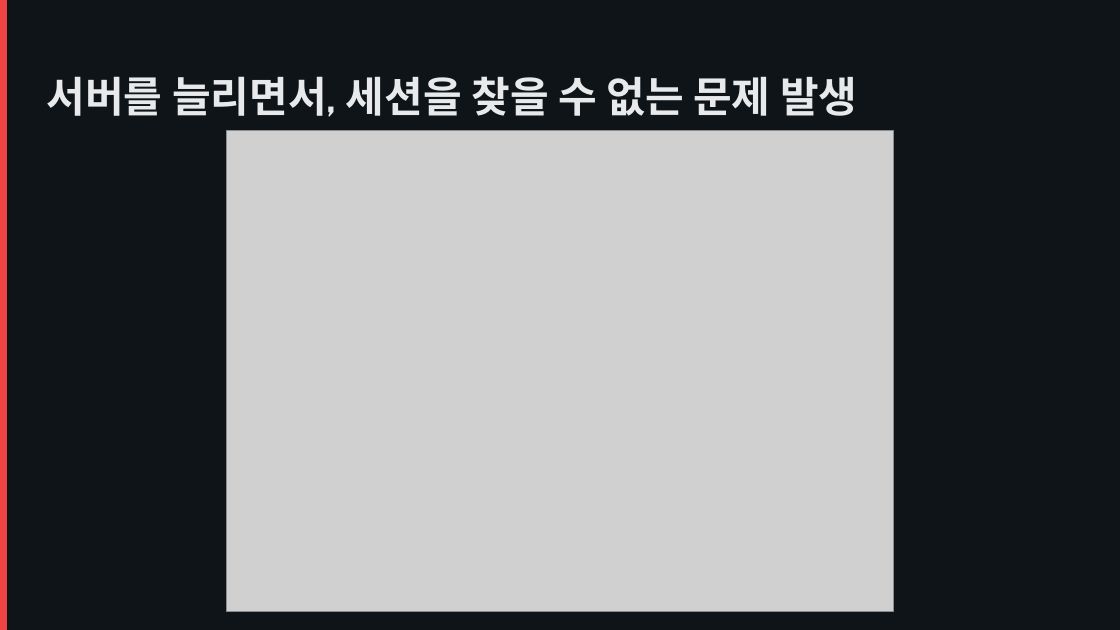
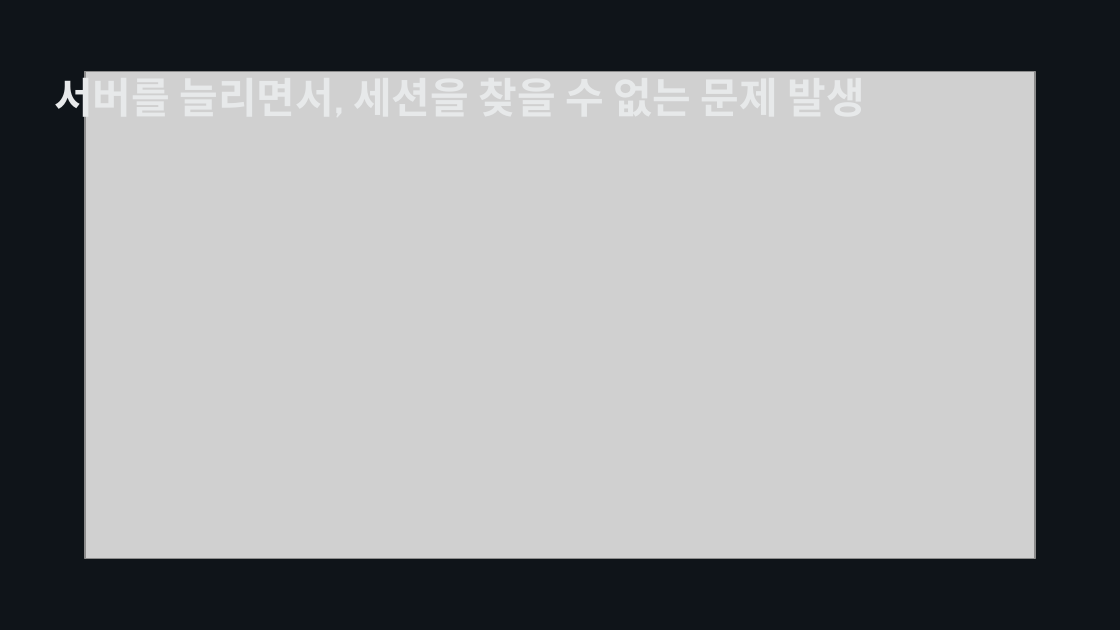
Before and after one commit to hsnyus-09/ts-backend-meetup, a slide deck: slide 11 of public/2601/session3.pptx (slide 10 before the commit). Drawn at 1120x630 pixels with LibreOffice and Linux fonts; fonts in the diff are those of the drawing; grey boxes stand for pictures. Boxes give left, top, right and bottom in pixels: in the first picture for what was removed or moved away, otherwise in the second. Text is boxed around its words. In the diff, an @@ line names an element or a change of style, - is before the commit and + after.

```diff
--- a/public/2601/session3.pptx
+++ b/public/2601/session3.pptx
@@ rectangle removed at <box>0,0,7,629</box> @@
@@ text "서버를 늘리면서, 세션을 찾을 수 ..." rewrapped from <box>47,76,857,117</box> to <box>54,71,865,124</box> @@
@@ picture: place and size @@
-picture at <box>226,131,894,612</box>
+picture at <box>85,72,1035,559</box>
```
Also in this commit, not shown: 7 other slides changed, 3 slides added, 2 slides removed, 1 other file.
